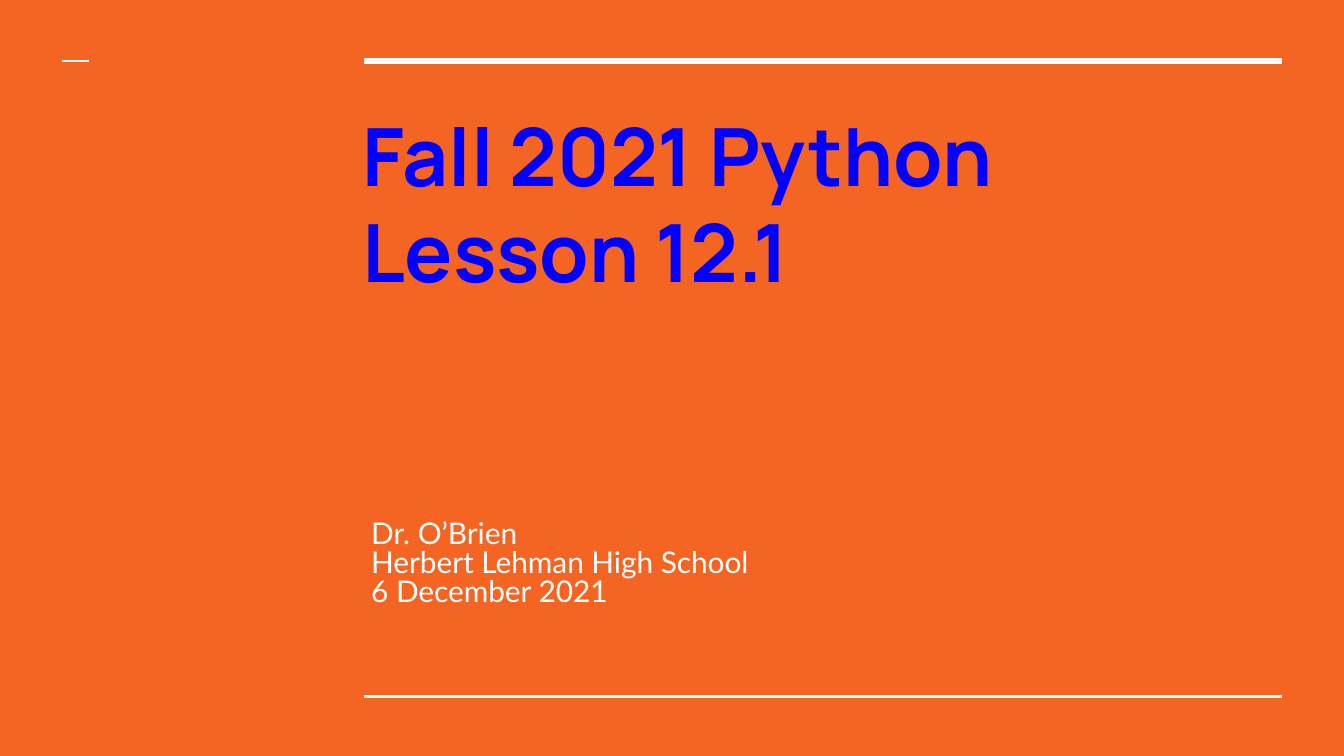
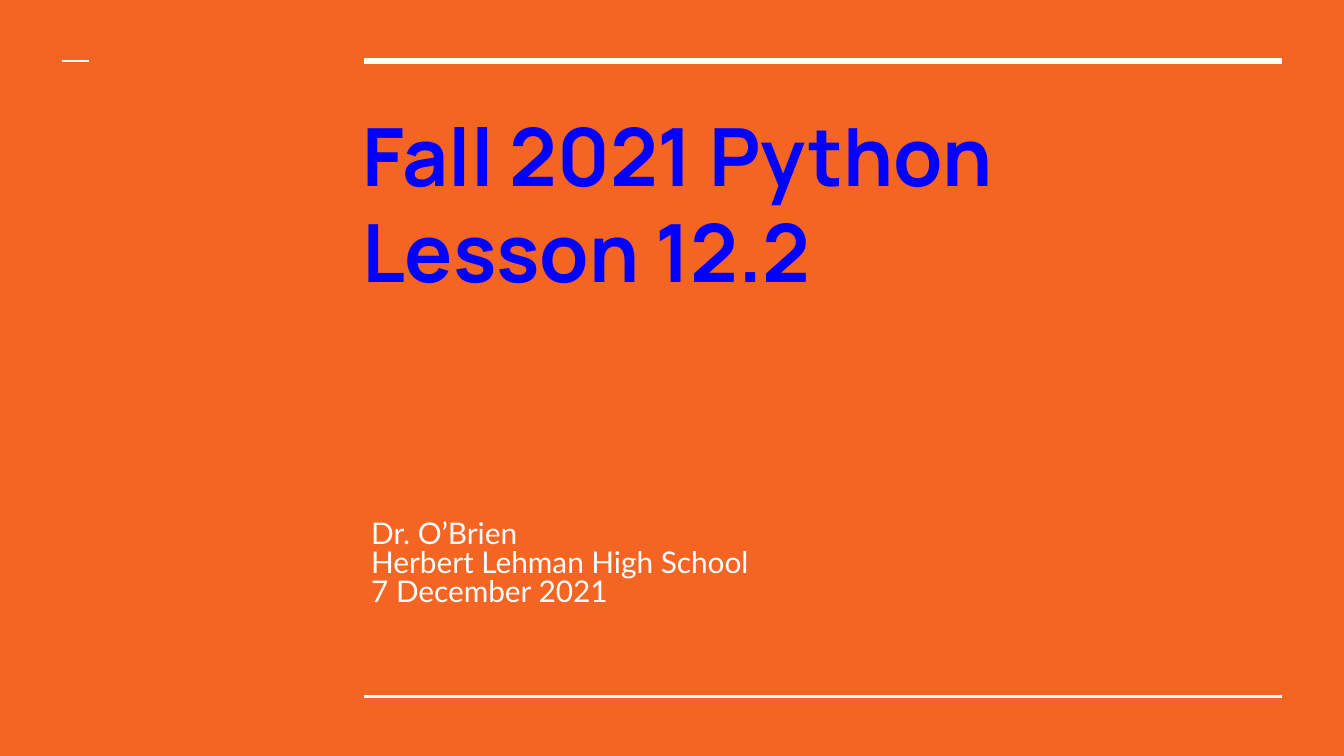
Before and after one commit to cobrien87/work, a slide deck: slide 1 of print/python_12_1.pptx. Drawn at 1344x756 pixels with LibreOffice and Linux fonts; fonts in the diff are those of the drawing; background and template pictures are left out. Boxes give left, top, right and bottom in pixels: in the first picture for what was removed or moved away, otherwise in the second. Text is boxed around its words. In the diff, an @@ line names an element or a change of style, - is before the commit and + after.

```diff
--- a/print/python_12_1.pptx
+++ b/print/python_12_1.pptx
@@ title at (x1=362, y1=223, x2=811, y2=284): text changed @@
-Lesson 12.1
+Lesson 12.2
@@ subtitle at (x1=371, y1=580, x2=608, y2=603): text changed @@
-6 December 2021
+7 December 2021
```
Also in this commit, not shown: 5 other slides changed, 8 other files.
